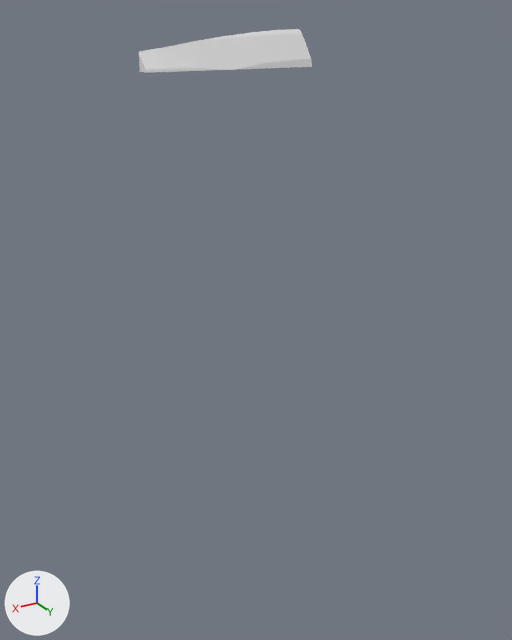
Before and after pictures for a commit that changed the glTF model assets/terrain/surface_pieces/surf_19_1.glb.
The view is the same before and after, from a camera (50 mm lens) standing at (-2.51, 118.39, -28.64) and looking at (-12.29, 102.08, -36.8). The lights are fixed; the arrows at lower left show +X, +Y and +Z. The picture after the commit comes second. Where no turn or scale is listed for an object, it has been applied to the vertices.

Objects in the first picture: 'geometry_0'.
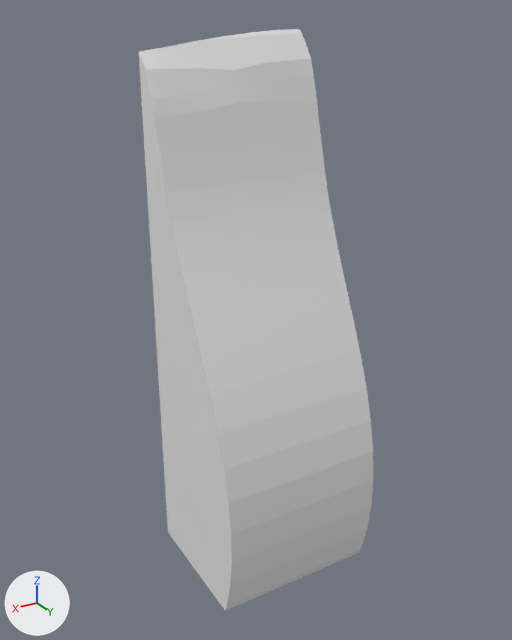
Boxes [x1, y1, x2, y2] around the edits, measured in the pictures (512 x 640 px):
'geometry_0', reshaped (35% wider, 1196% taller)
    before: [139, 29, 312, 73]
    after: [139, 29, 373, 611]
part 1 of me_geometry_0, built on
    before: [140, 64, 312, 73]
    after: [140, 64, 373, 611]

The change in detail:
me_geometry_0 is used by ob_geometry_0; location (0.0, 0.0, 0.0).
me_geometry_0 had 41 vertices, 78 faces and spanned x -15.0..-10.0, y 100.0..100.71, z -30.0..-29.01.
me_geometry_0 now has 211 vertices, 418 faces and spans x -15.0..-10.0, y 100.0..104.62, z -45.0..-29.01.
Part 1, on me_geometry_0:
14 vertices are removed from x -15.0..-10.0, y 100.0..100.71, z -30.0.
52 faces are deleted.
2 vertices move from x -14.94..-10.51, y 100.45..100.71, z -30.0 to x -15.0..-10.0, y 100.5..100.72, z -30.24..-30.02.
155 vertices are added at x -15.0..-10.0, y 100.0..104.62, z -45.0..-30.01.
9 new vertices lie (1.0, -0.01, 0.0) away from vertices in x -14.5..-12.5, y 103.14..104.61, z -45.0..-36.94.
5 new vertices lie (1.0, -0.01, 0.0) away from vertices in x -13.5..-11.5, y 103.96..104.6, z -44.74..-38.91.
5 new vertices lie (1.0, -0.03, 0.0) away from vertices in x -14.51..-11.51, y 100.96..103.11, z -36.94..-30.9.
5 new vertices lie (0.49, -0.01, -0.02) away from vertices in x -15.0, y 100.8..103.77, z -38.3..-30.28.
5 new vertices lie (0.5, -0.01, 0.0) away from vertices in x -15.0..-10.5, y 104.25..104.62, z -42.8..-39.89.
392 new faces join them.
